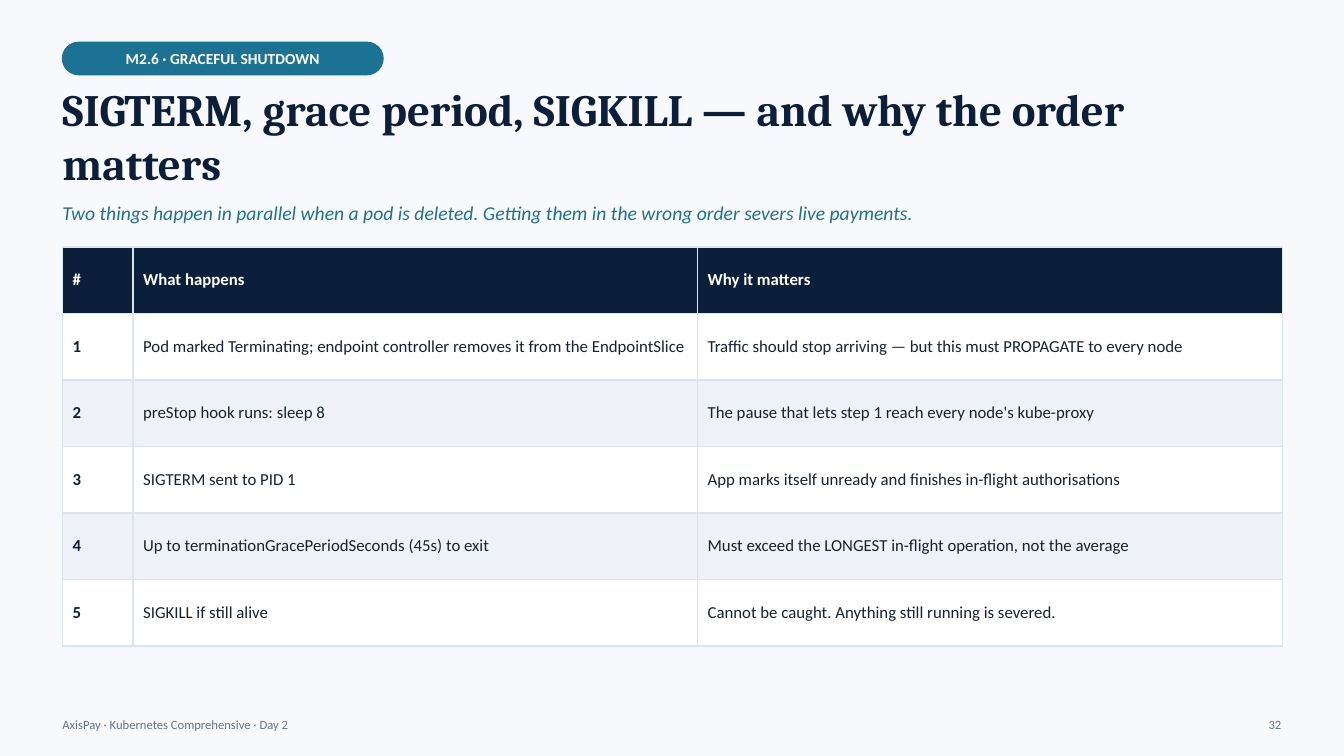
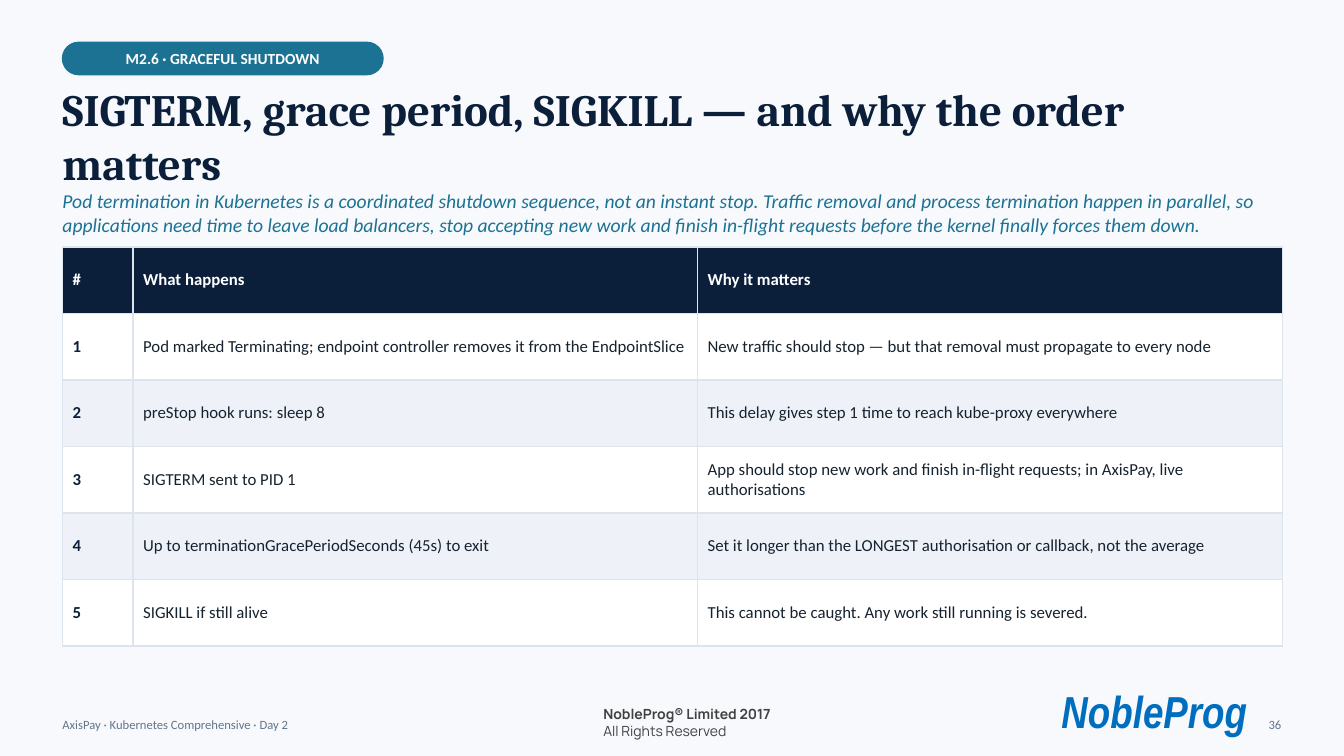
Before and after one commit to kumbulanit/kubernetescompr, a slide deck: slide 36 of days/day2/AxisPay-K8s-Day2.pptx (slide 32 before the commit). Drawn at 1344x756 pixels with LibreOffice and Linux fonts; fonts in the diff are those of the drawing; background and template pictures are left out. Boxes give left, top, right and bottom in pixels: in the first picture for what was removed or moved away, otherwise in the second. Text is boxed around its words. In the diff, an @@ line names an element or a change of style, - is before the commit and + after.

```diff
--- a/days/day2/AxisPay-K8s-Day2.pptx
+++ b/days/day2/AxisPay-K8s-Day2.pptx
@@ text at (x1=62, y1=194, x2=1254, y2=236): text changed @@
-Two things happen in parallel when a pod is deleted. Getting them in the wrong order severs live payments.
+Pod termination in Kubernetes is a coordinated shutdown sequence, not an instant stop. Traffic removal and process termination happen in parallel, so applications need time to leave load balancers, stop accepting new work and finish in-flight requests before the kernel finally forces them down.
@@ table at (x1=63, y1=247, x2=1282, y2=625) @@
-row 2, column 3: Traffic should stop arriving — but this must PROPAGATE to every node
+row 2, column 3: New traffic should stop — but that removal must propagate to every node
-row 3, column 3: The pause that lets step 1 reach every node's kube-proxy
+row 3, column 3: This delay gives step 1 time to reach kube-proxy everywhere
-row 4, column 3: App marks itself unready and finishes in-flight authorisations
+row 4, column 3: App should stop new work and finish in-flight requests; in AxisPay, live authorisations
-row 5, column 3: Must exceed the LONGEST in-flight operation, not the average
+row 5, column 3: Set it longer than the LONGEST authorisation or callback, not the average
-row 6, column 3: Cannot be caught. Anything still running is severed.
+row 6, column 3: This cannot be caught. Any work still running is severed.
@@ text added at (x1=603, y1=708, x2=771, y2=740), 10 pt, text #414141, bold @@
+NobleProg® Limited 2017
+All Rights Reserved
@@ text added at (x1=1061, y1=695, x2=1247, y2=737), 32 pt, text #006EBE, bold, italic @@
+NobleProg
@@ text at (x1=1269, y1=720, x2=1282, y2=729): text changed @@
-32
+36
```
Also in this commit, not shown: 35 other slides changed, 6 slides added, 2 slides removed, 27 other files.
